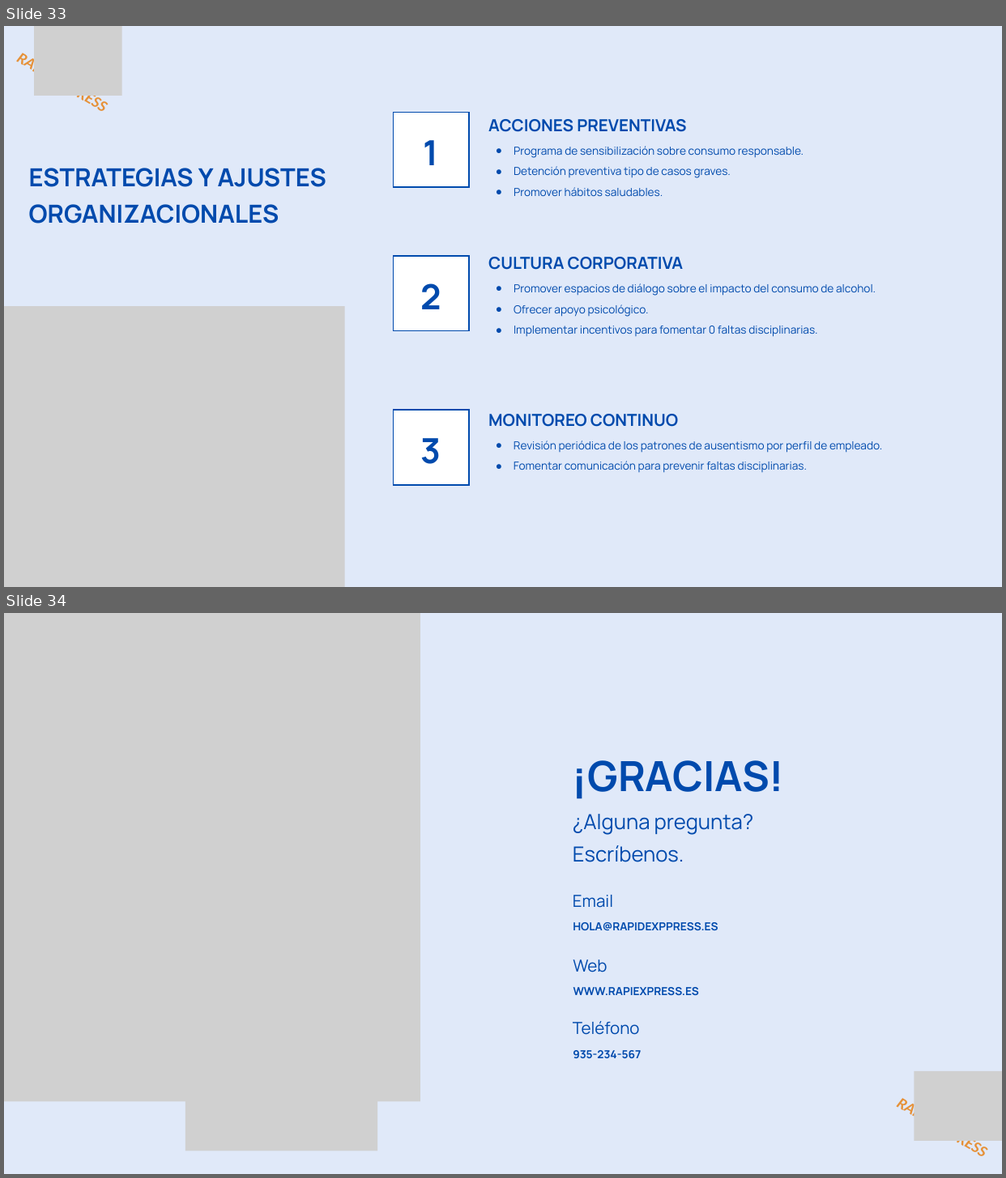
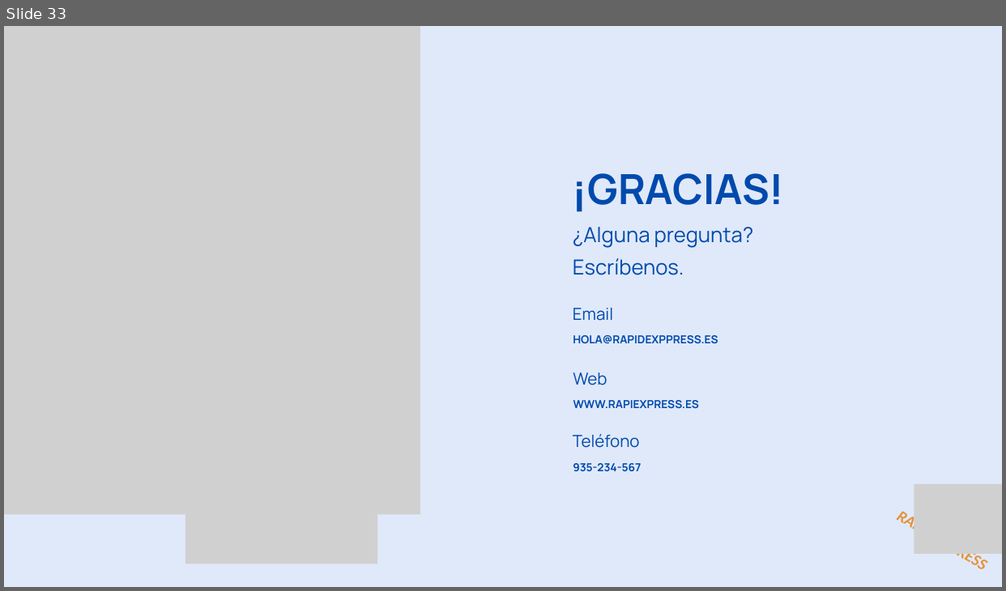
Before and after one commit to ITACADEMYprojectes/ProjecteData, a slide deck: Equip_28/Results/Analisis_PAP_and_ABL_RapidExpres_2026_11_05.pptx. Shown one above the other, each under a label of ours: slides 33 and 34 before the commit, slide 33 after it. The pictures are 1006x1178 and 1006x591 pixels, drawn with LibreOffice and Linux fonts; fonts in the diff are those of the drawing; grey boxes stand for pictures. Boxes give left, top, right and bottom in pixels: in the first picture for what was removed or moved away, otherwise in the second. Text is boxed around its words. In the diff, an @@ line names an element or a change of style, - is before the commit and + after.

```diff
--- a/Equip_28/Results/Analisis_PAP_and_ABL_RapidExpres_2026_11_05.pptx
+++ b/Equip_28/Results/Analisis_PAP_and_ABL_RapidExpres_2026_11_05.pptx
@@ slide 33 removed at box(4, 26, 1002, 587), background #E0E9F9 @@
@@ text removed at box(4, 41, 120, 129) @@
-RAPID EXPRESS
@@ picture removed at box(34, 26, 121, 96) @@
@@ freeform shape removed at box(393, 113, 468, 187) @@
@@ text removed at box(488, 119, 686, 132) @@
-  ACCIONES PREVENTIVAS
@@ text removed at box(424, 140, 439, 165) @@
-1
@@ text removed at box(513, 146, 803, 196) @@
-● Programa de sensibilización sobre consumo responsable.
-● Detención preventiva tipo de casos graves.
-● Promover hábitos saludables.
@@ text removed at box(29, 168, 326, 224) @@
-ESTRATEGIAS Y AJUSTES ORGANIZACIONALES
@@ freeform shape removed at box(393, 256, 468, 331) @@
@@ text removed at box(488, 257, 683, 270) @@
-  CULTURA CORPORATIVA
@@ text removed at box(420, 284, 441, 310) @@
-2
@@ text removed at box(513, 284, 876, 337) @@
-● Promover espacios de diálogo sobre el impacto del consumo de alcohol.
-● Ofrecer apoyo psicológico.
-● Implementar incentivos para fomentar 0 faltas disciplinarias.
@@ picture removed at box(4, 306, 345, 587) @@
@@ freeform shape removed at box(393, 410, 468, 485) @@
@@ text removed at box(488, 414, 678, 427) @@
-  MONITOREO CONTINUO
@@ text removed at box(421, 438, 441, 464) @@
-3
@@ text removed at box(513, 441, 882, 473) @@
-● Revisión periódica de los patrones de ausentismo por perfil de empleado.
-● Fomentar comunicación para prevenir faltas disciplinarias.
@@ what was slide 34 is now slide 33 @@
```
Also in this commit, not shown: 1 slide changed, 12 slides added, 12 other slides removed.
